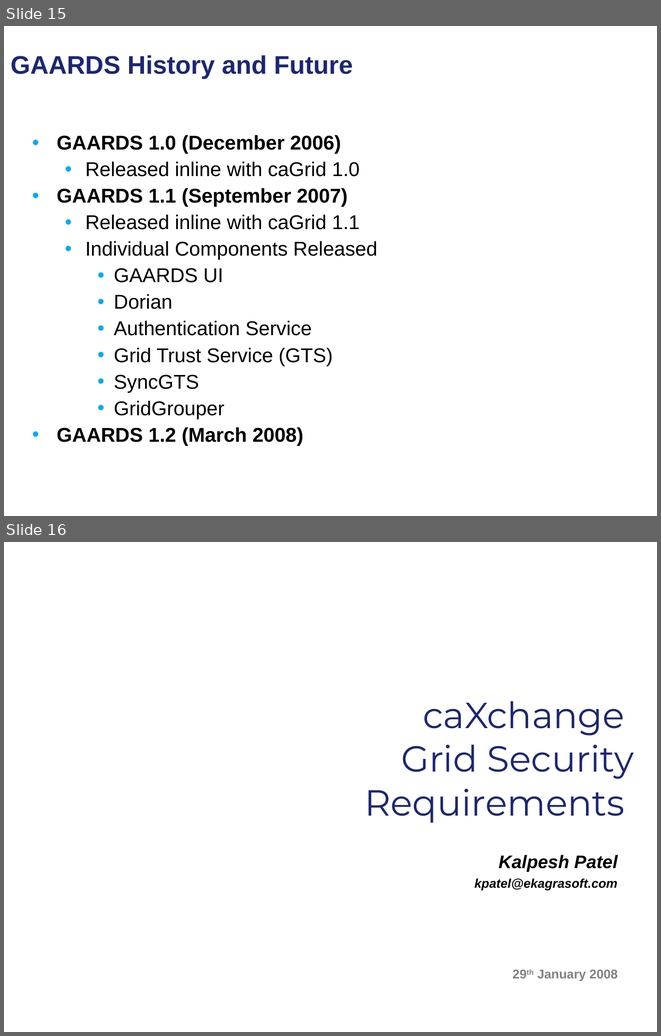
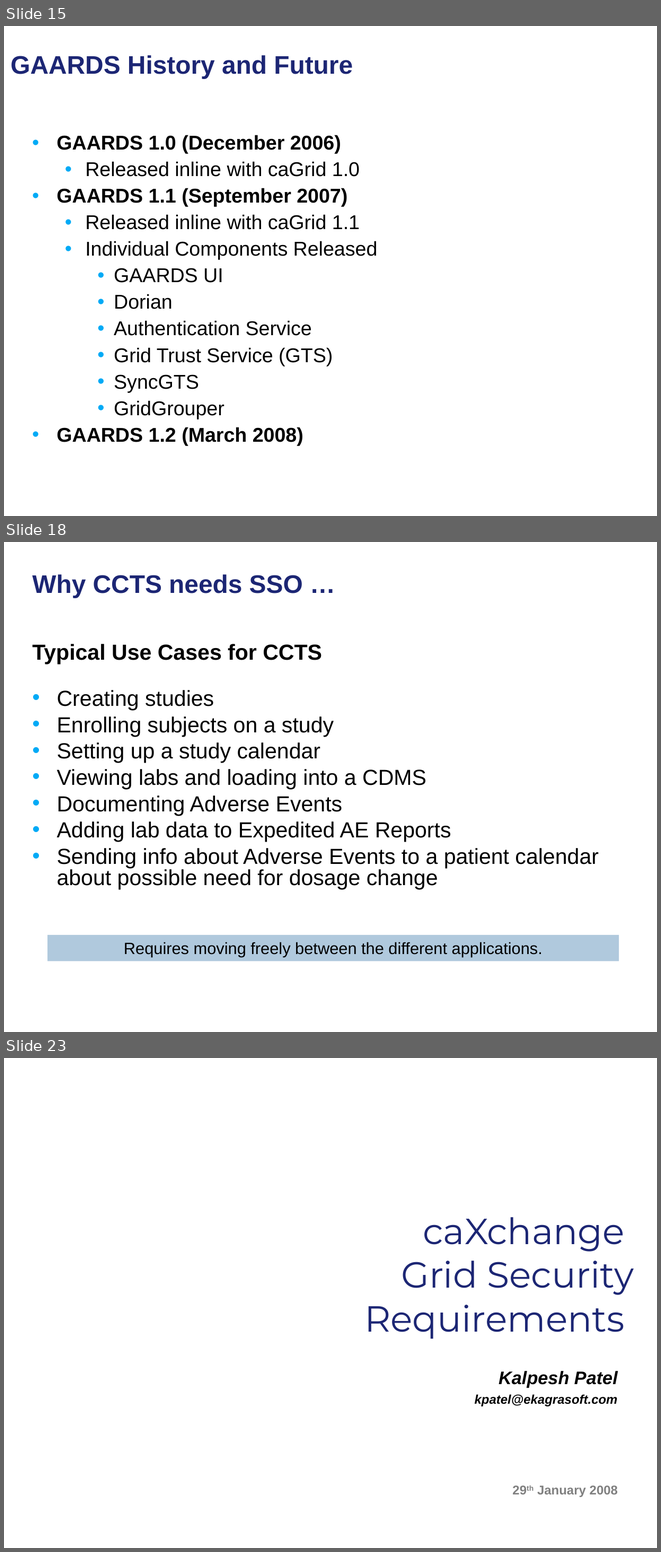
Before and after one commit to NCIP/cagrid-docs, a slide deck: presentations/security/gaards-arch-vcde-f2f-january-2008.ppt. Shown one above the other, each under a label of ours: slides 15 and 16 before the commit, slides 15, 18 and 23 after it; the slides between them are not shown. The pictures are 661x1036 and 661x1552 pixels, drawn with LibreOffice and Linux fonts; fonts in the diff are those of the drawing; background and template pictures are left out. Boxes give left, top, right and bottom in pixels: in the first picture for what was removed or moved away, otherwise in the second. Text is boxed around its words. In the diff, an @@ line names an element or a change of style, - is before the commit and + after.

```diff
--- a/presentations/security/gaards-arch-vcde-f2f-january-2008.ppt
+++ b/presentations/security/gaards-arch-vcde-f2f-january-2008.ppt
@@ slide 18 added at [4, 542, 657, 1032], background picture (left out) @@
@@ title added at [32, 574, 303, 598], 28 pt, text #1C2674, bold @@
+Why CCTS needs SSO …
@@ text added at [32, 644, 599, 889], 24 pt, text #000000 @@
+Typical Use Cases for CCTS
+• Creating studies
+• Enrolling subjects on a study
+• Setting up a study calendar
+• Viewing labs and loading into a CDMS
+• Documenting Adverse Events
+• Adding lab data to Expedited AE Reports
+• Sending info about Adverse Events to a patient calendar about possible need for dosage change
@@ rectangle added at [48, 934, 619, 961], fill #B0C9DD, 18 pt, text #000000 @@
+Requires moving freely between the different applications.
@@ what was slide 16 is now slide 23 @@
```
Also in this commit, not shown: 6 other slides added.
